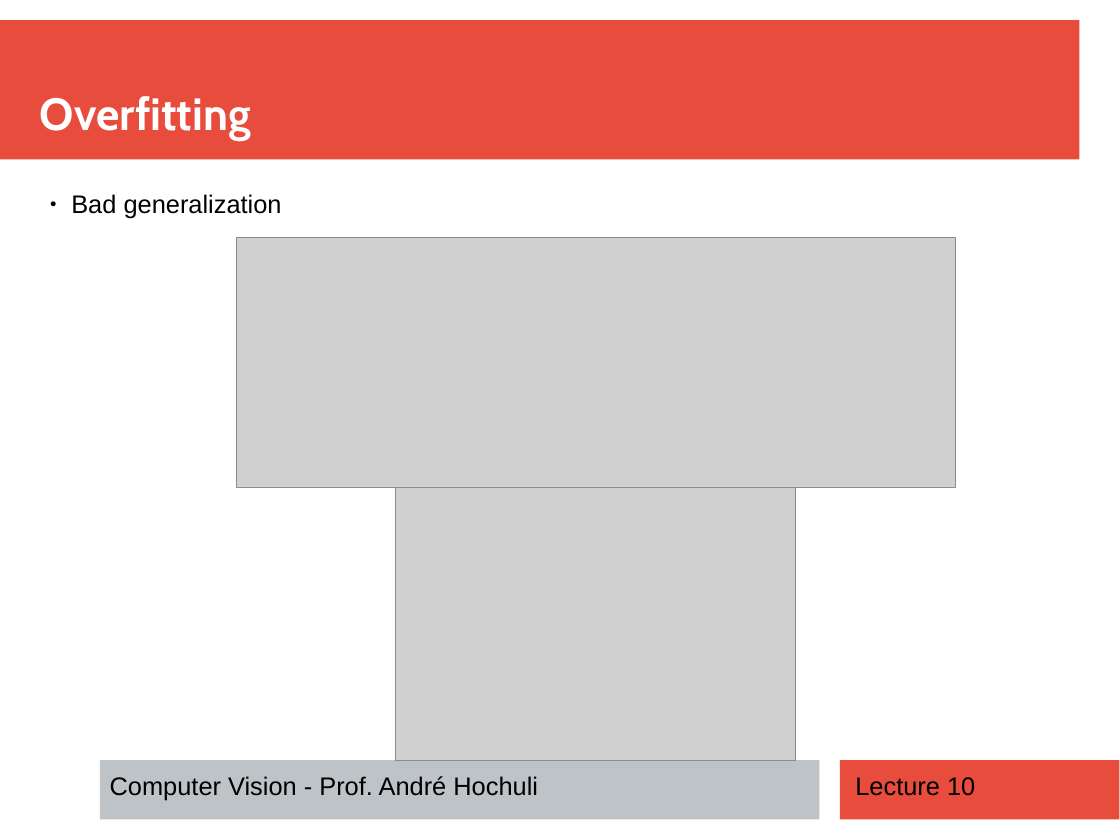
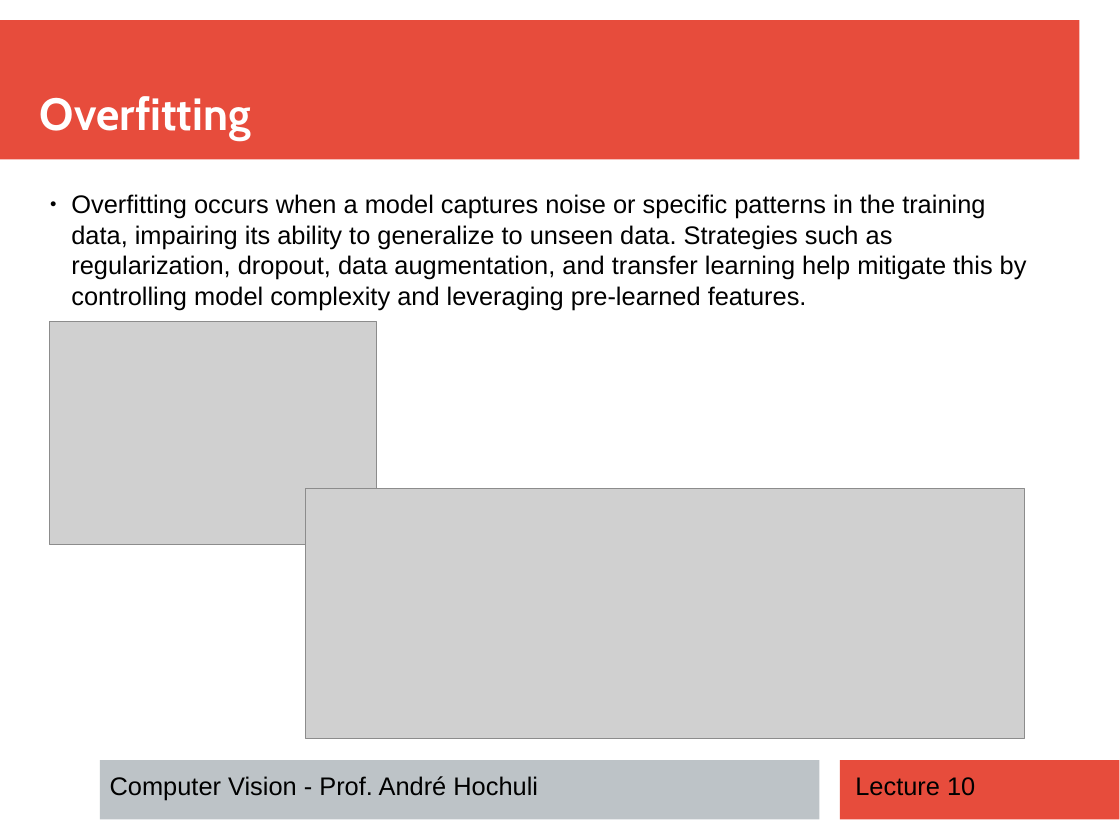
Before and after one commit to andrehochuli/teaching, a slide deck: slide 12 of ComputerVision/Lecture 07 - CNN Implementation/Lecture 07 -CNN Architecture.pptx. Drawn at 1120x840 pixels with LibreOffice and Linux fonts; fonts in the diff are those of the drawing; grey boxes stand for pictures. Boxes give left, top, right and bottom in pixels: in the first picture for what was removed or moved away, otherwise in the second. Text is boxed around its words. In the diff, an @@ line names an element or a change of style, - is before the commit and + after.

```diff
--- a/ComputerVision/Lecture 07 - CNN Implementation/Lecture 07 -CNN Architecture.pptx
+++ b/ComputerVision/Lecture 07 - CNN Implementation/Lecture 07 -CNN Architecture.pptx
@@ text at (71, 194, 1027, 310): text changed @@
-● Bad generalization
+● Overfitting occurs when a model captures noise or specific patterns in the training data, impairing its ability to generalize to unseen data. Strategies such as regularization, dropout, data augmentation, and transfer learning help mitigate this by controlling model complexity and leveraging pre-learned features.
@@ picture: place and size @@
-picture at (396, 460, 797, 760)
+picture at (50, 321, 377, 545)
@@ picture: place and size @@
-picture at (236, 238, 955, 488)
+picture at (306, 489, 1025, 739)
```
Also in this commit, not shown: 3 other slides changed, 1 slide added, 1 other file.
